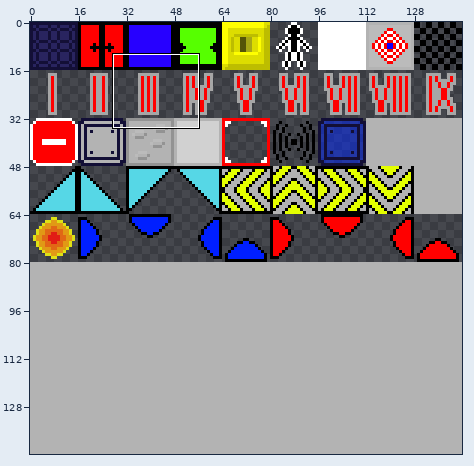
One commit to this sprite sheet: PuzzleTester/maps/tiles.png. The first picture is a wide view before the edit; the outline marks the close-up.
Close-up. As it was:
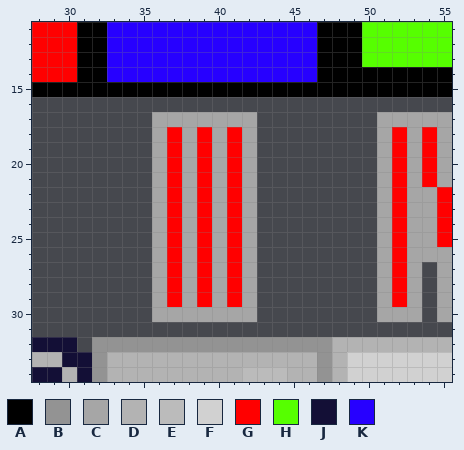
The file is 144x144 pixels. Shown: x 28..55, y 11..34.
Palette (. is transparent): A #000000  B #939393  C #a6a6a6  D #b3b3b3  E #bbbbbb  F #d1d1d1  G #ff0000  H #56ff00  J #130f36  K #2700ff
Pixels before, first column x 28:
11 GGGAAKKKKKKKKKKKKKKAAAHHHHHH
12 GGGAAKKKKKKKKKKKKKKAAAHHHHHH
13 GGGAAKKKKKKKKKKKKKKAAAHHHHHH
14 GGGAAKKKKKKKKKKKKKKAAAAAAAAA
15 AAAAAAAAAAAAAAAAAAAAAAAAAAAA
16 ............................
17 ........CCCCCCC........CCCCC
18 ........CGCGCGC........CGCGC
19 ........CGCGCGC........CGCGC
20 ........CGCGCGC........CGCGC
21 ........CGCGCGC........CGCGC
22 ........CGCGCGC........CGCCG
23 ........CGCGCGC........CGCCG
24 ........CGCGCGC........CGCCG
25 ........CGCGCGC........CGCCG
26 ........CGCGCGC........CGCCC
27 ........CGCGCGC........CGC.C
28 ........CGCGCGC........CGC.C
29 ........CGCGCGC........CGC.C
30 ........CCCCCCC........CCC.C
31 ............................
32 JJJ.BBBBBBBBBBBBBBBBDDDDDDDD
33 DDJJBDDDDDDDDDDDDDDBDFFFFFFF
34 JJDJBDDDDDDDDDEEEDDBDFFFFFFF
The same view after the edit:
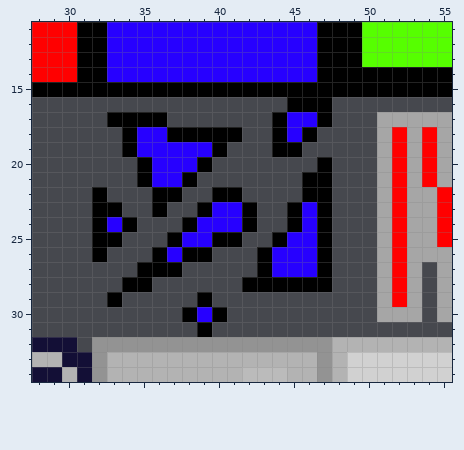
Commit message: Painted broken glass.
Edits made:
y 16: x 45..47 ... -> AAA
y 17: x 33..42 ...CCCCCCC -> AAAA......; x 44..47 .... -> AKKA
y 18: x 34..42 ..CGCGCGC -> AKKAAAAA.; x 44..46 ... -> AKA
y 19: x 34..42 ..CGCGCGC -> AKKKKKA..; x 44..45 .. -> AA
y 20: x 35..42 .CGCGCGC -> AKKKA...; x 47 . -> A
y 21: x 35..42 .CGCGCGC -> AKKA....; x 46..47 .. -> AA
y 22: x 32 . -> A; x 36..42 CGCGCGC -> AA..AA.; x 46..47 .. -> AA
y 23: x 32..33 .. -> AA; x 36..42 CGCGCGC -> A..AKKA; x 45..47 ... -> AKA
y 24: x 32..34 ... -> AKA; x 36..42 CGCGCGC -> ..AKKKA; x 45..47 ... -> AKA
y 25: x 32..33 .. -> AA; x 36..42 CGCGCGC -> .AKKAA.; x 44..47 .... -> AKKA
y 26: x 32 . -> A; x 36..47 CGCGCGC..... -> AKAA...AKKKA
y 27: x 35..47 .CGCGCGC..... -> AAA.....AKKKA
y 28: x 34..47 ..CGCGCGC..... -> AA......AAAAAA
y 29: x 33 . -> A; x 36..42 CGCGCGC -> ...A...
y 30: x 36..42 CCCCCCC -> ..AKA..
y 31: x 39 . -> A
